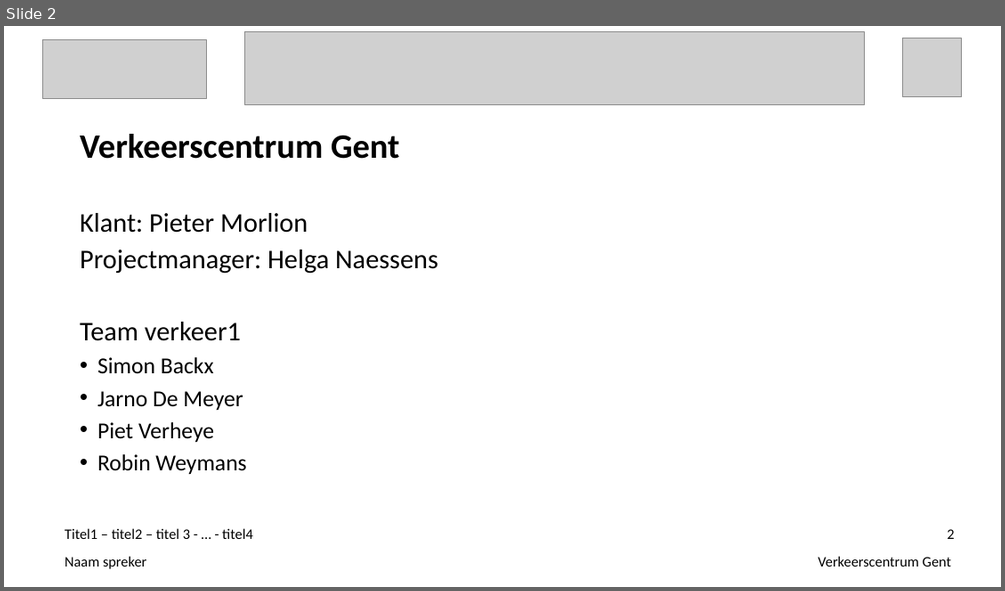
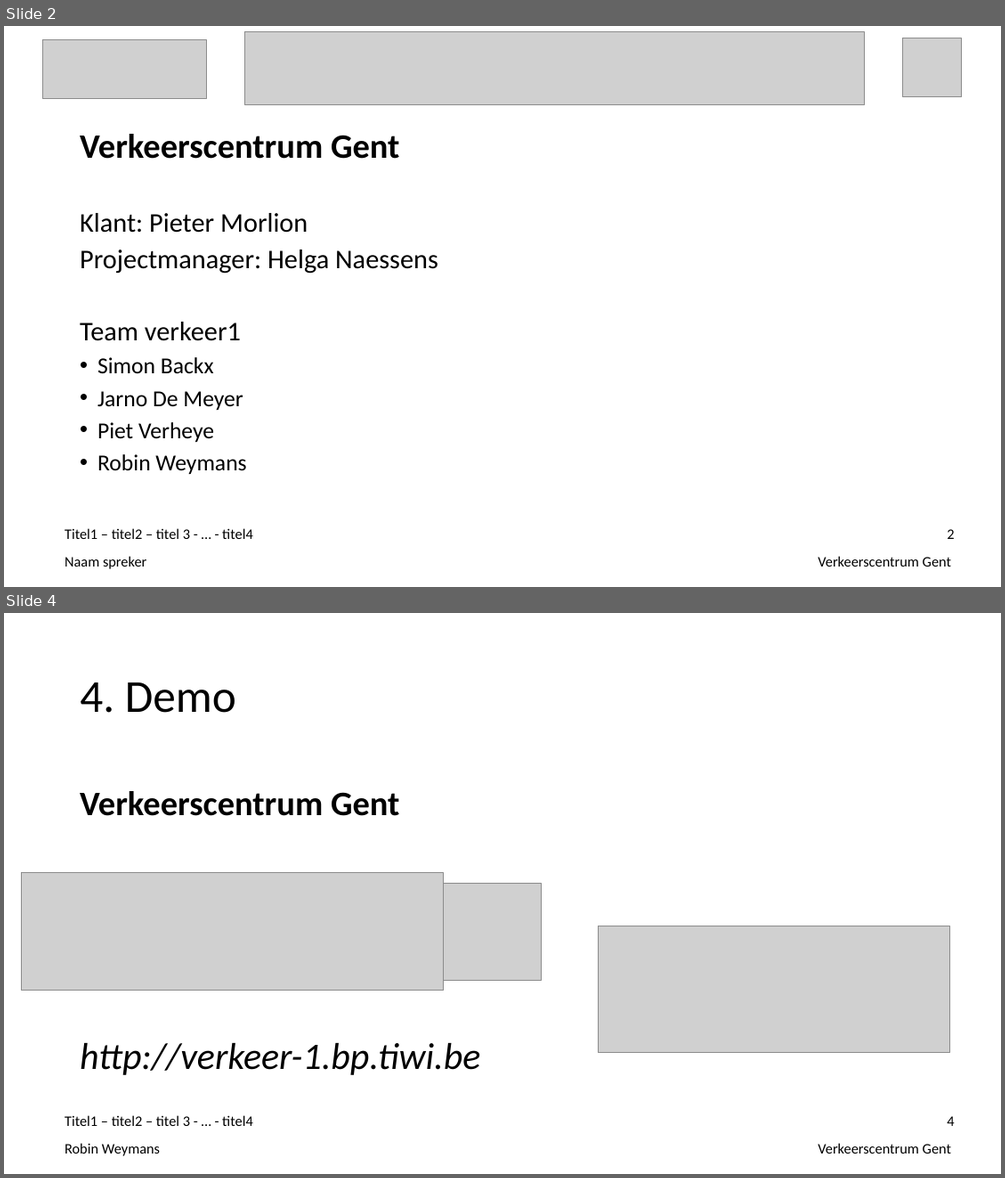
Before and after one commit to ghentlivinglab/Traffic-Travel-Time-Analyzer-1, a slide deck: Einddocumentatie/Presentatie.ppt. Shown one above the other, each under a label of ours: slide 2 before the commit, slides 2 and 4 after it; the slides between them are not shown. The pictures are 1005x591 and 1005x1178 pixels, drawn with LibreOffice and Linux fonts; fonts in the diff are those of the drawing; grey boxes stand for pictures. Boxes give left, top, right and bottom in pixels: in the first picture for what was removed or moved away, otherwise in the second. Text is boxed around its words. In the diff, an @@ line names an element or a change of style, - is before the commit and + after.

```diff
--- a/Einddocumentatie/Presentatie.ppt
+++ b/Einddocumentatie/Presentatie.ppt
@@ slide 4 added at [4,613,1001,1174], background #FFFFFF @@
@@ title added at [80,682,236,713], 44 pt, text #000000 @@
+4. Demo
@@ text added at [80,791,480,1075], 36 pt, text #000000, italic @@
+Verkeerscentrum Gent
+http://verkeer-1.bp.tiwi.be
@@ picture added at [21,872,444,989] @@
@@ picture added at [444,883,542,980] @@
@@ picture added at [598,925,949,1053] @@
@@ text added at [65,1115,253,1126], 14 pt, text #000000 @@
+Titel1 – titel2 – titel 3 - … - titel4
@@ page number added at [947,1116,954,1126], 14 pt, text #000000 @@
+4
@@ text added at [65,1143,160,1156], 14 pt, text #000000 @@
+Robin Weymans
@@ text added at [817,1143,951,1153], 14 pt, text #000000 @@
+Verkeerscentrum Gent
```
Also in this commit, not shown: 1 slide changed, 2 other slides added.
